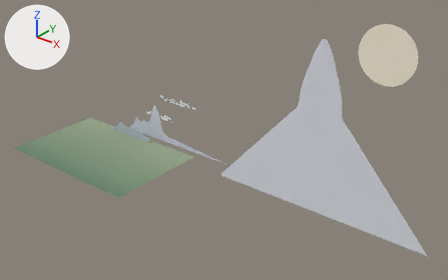
Renders of the glTF model zen/assets/zen_scene.glb from each side of a commit.
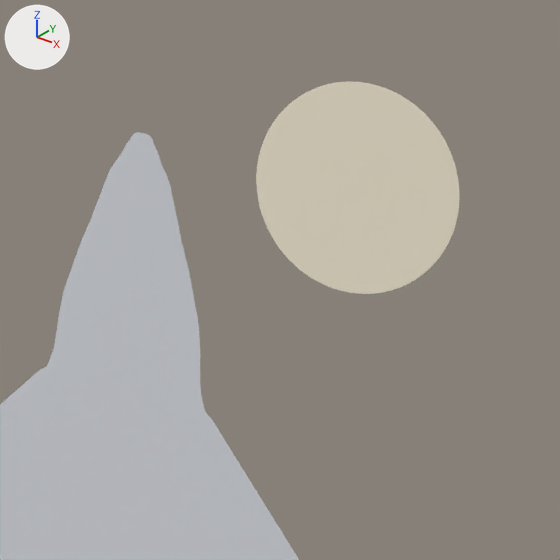
There are two pictures of each version: one whole from a 50 mm lens placed at (398.0, -323.0, 253.0), pointed at (-65.0, 257.0, -106.0), one close up on the part from 63% to 100% of the width and 0% to 59% of the height. Lighting does not change. The marker at upper left points along +X, +Y and +Z. The first two pictures are the older version. Vertices at exactly the same position are counted once.

Names of what the first close-up shows: 'mtn_fuji', 'sun'.
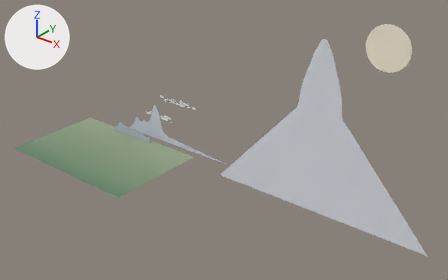
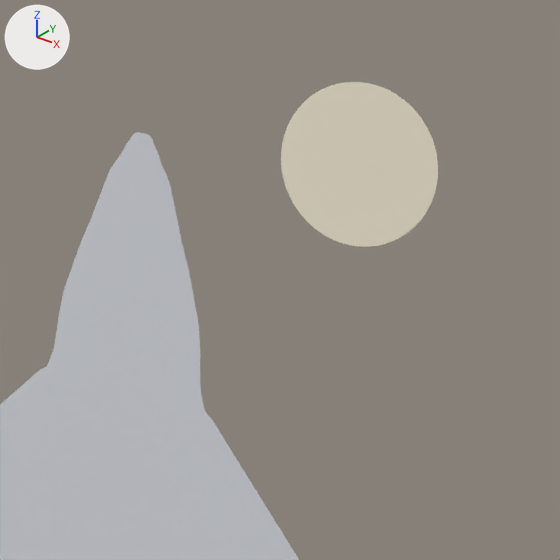
Commit message: Zen: bring the sun in from the frame edges

Pixel boxes [x1, y1, x2, y2] of what changed, in the close-ups (560 x 560 px):
'sun', moved, rescaled (23% narrower, 22% shorter)
    before: [256, 81, 459, 294]
    after: [281, 82, 438, 247]

The edits, one by one:
me_sun is used by ob_sun; location (0.0, 600.0, -64.0).
me_sun had 64 vertices, 62 faces and spanned x -52.0..52.0, y 0.0, z -52.0..52.0.
me_sun now has 64 vertices, 62 faces and spans x -40.0..40.0, y 0.0, z -40.0..40.0.
me_sun part 1: the whole mesh is scaled about its middle by (0.769, 1, 0.769).
Object 'sun' (ob_sun) moves from (0.0, 600.0, -64.0) to (0.0, 600.0, -52.0).
